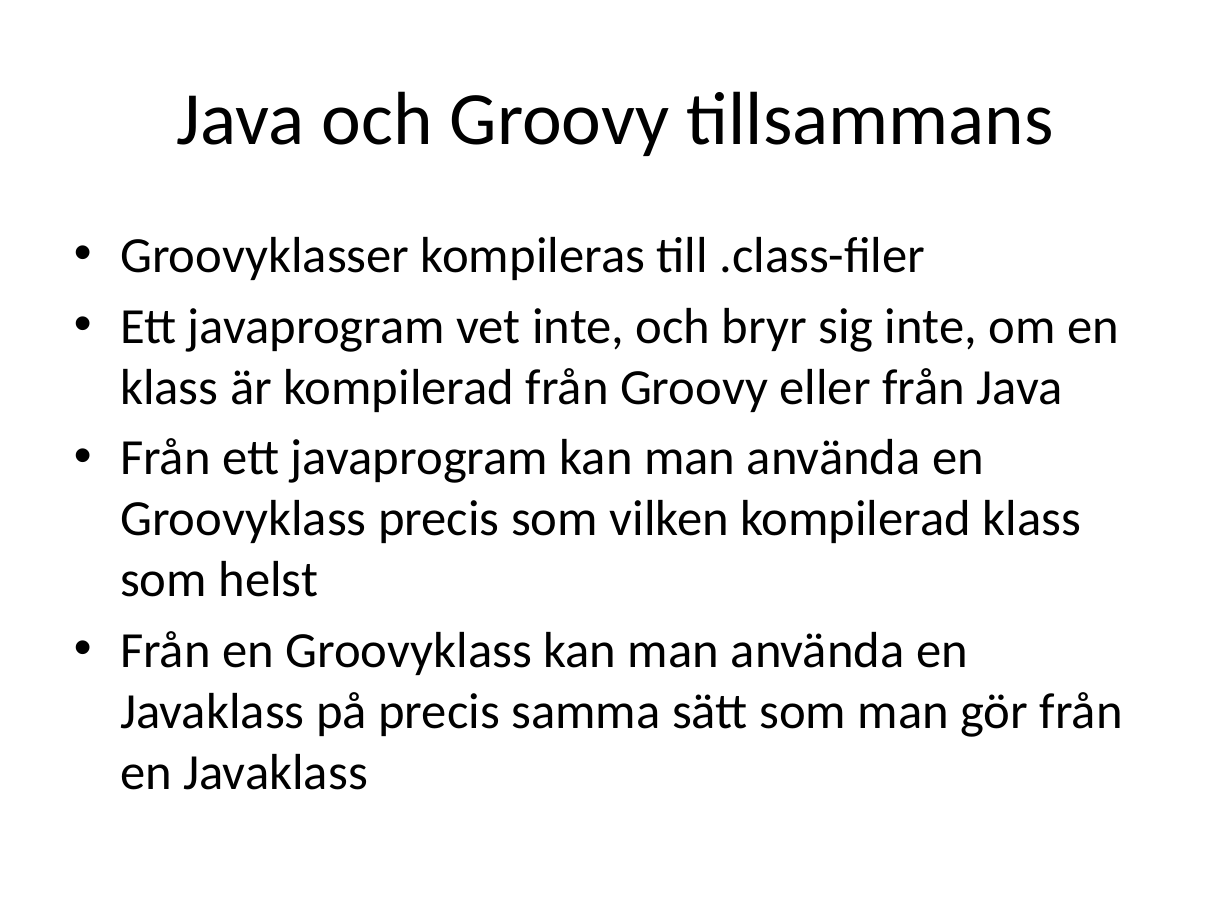
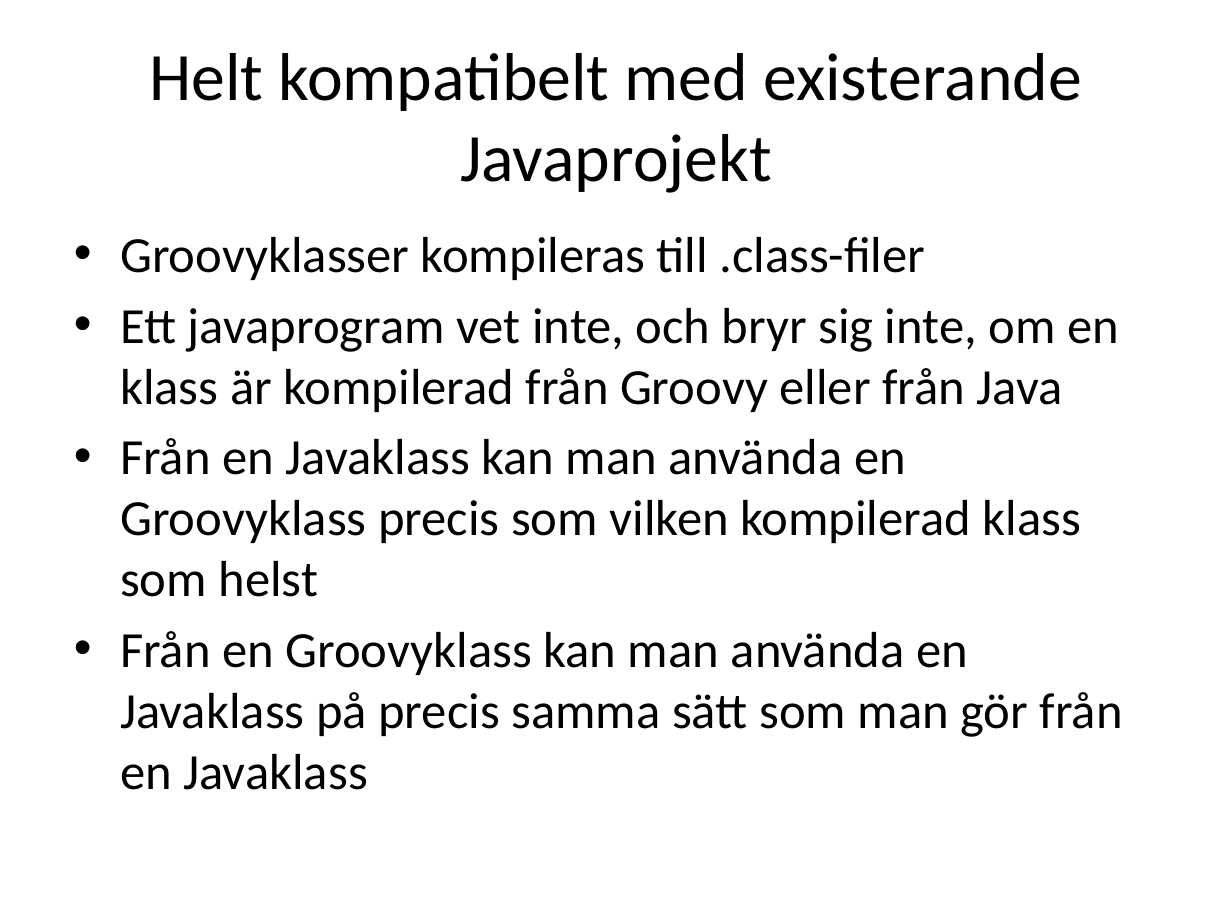
Before and after one commit to me97esn/groovyseminarium, a slide deck: slide 18 of groovyseminarie/dokument/groovyseminarium_source.pptx (slide 15 before the commit). Drawn at 1232x924 pixels with LibreOffice and Linux fonts; fonts in the diff are those of the drawing. Boxes give left, top, right and bottom in pixels: in the first picture for what was removed or moved away, otherwise in the second. Text is boxed around its words. In the diff, an @@ line names an element or a change of style, - is before the commit and + after.

```diff
--- a/groovyseminarie/dokument/groovyseminarium_source.pptx
+++ b/groovyseminarie/dokument/groovyseminarium_source.pptx
@@ title at (149, 53, 1081, 193): text changed; size 44 to 39.6 pt @@
-Java och Groovy tillsammans
+Helt kompatibelt med existerande Javaprojekt
@@ text at (120, 438, 1081, 597): text changed @@
-• Från ett javaprogram kan man använda en Groovyklass precis som vilken kompilerad klass som helst
+• Från en Javaklass kan man använda en Groovyklass precis som vilken kompilerad klass som helst
```
Also in this commit, not shown: 3 other slides changed, 6 slides added, 1 other file.
